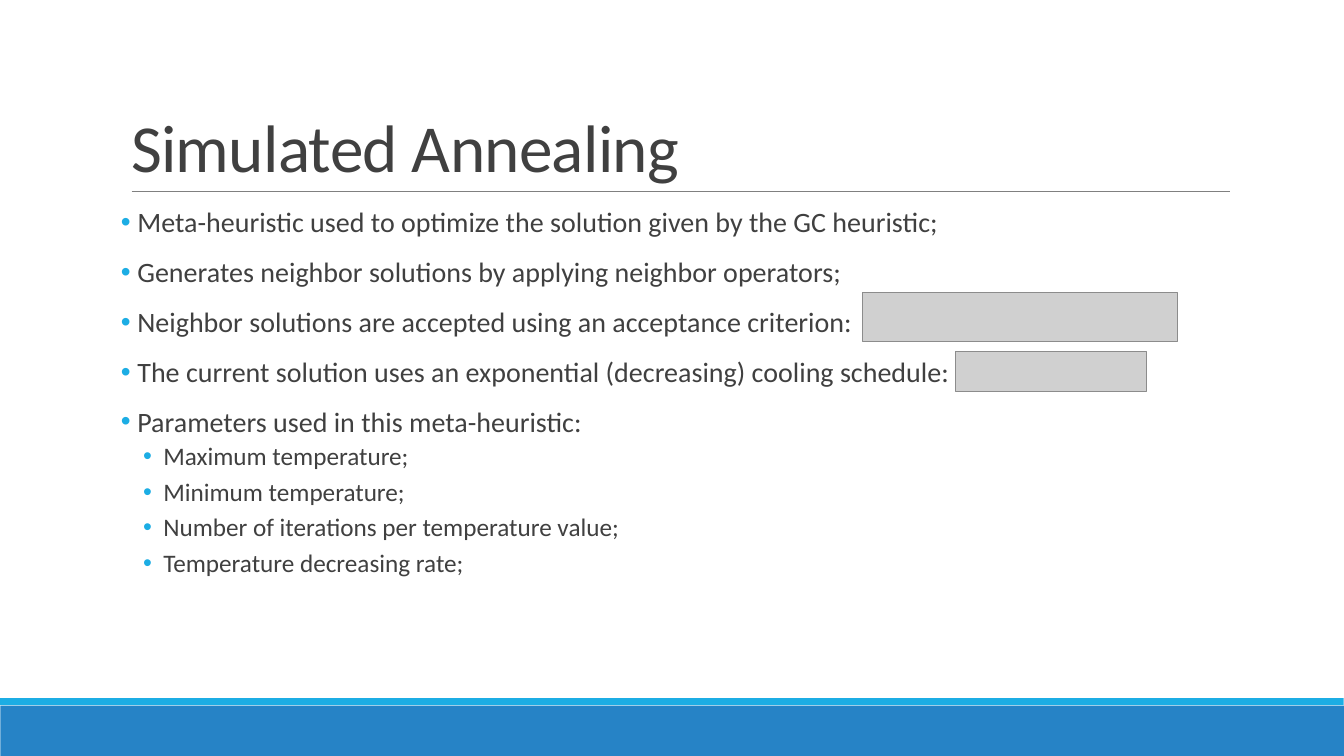
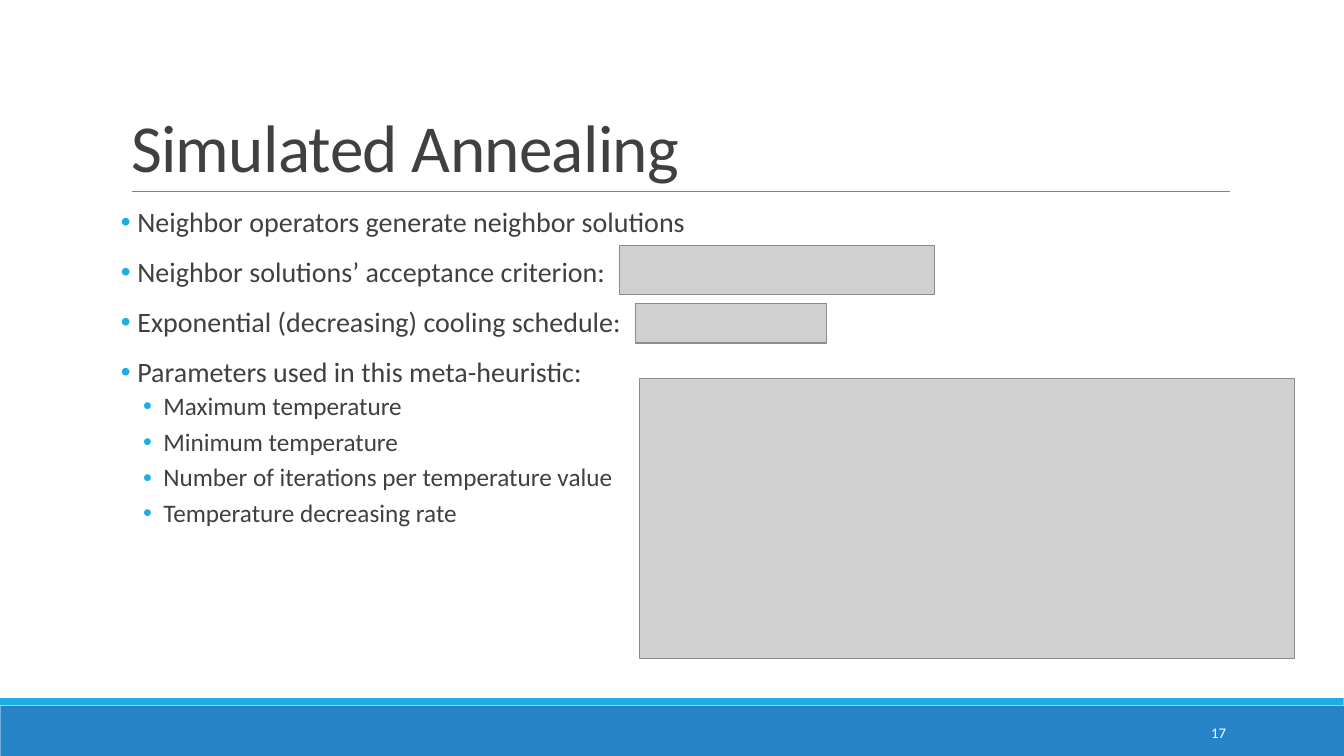
Before and after one commit to devilsdante/isel-examtimetabling-2014-2015, a slide deck: slide 17 of doc/Apresentação Oral/Examination Timetabling Automation using Hybrid Meta-heuristics.pptx (slide 24 before the commit). Drawn at 1344x756 pixels with LibreOffice and Linux fonts; fonts in the diff are those of the drawing; grey boxes stand for pictures. Boxes give left, top, right and bottom in pixels: in the first picture for what was removed or moved away, otherwise in the second. Text is boxed around its words. In the diff, an @@ line names an element or a change of style, - is before the commit and + after.

```diff
--- a/doc/Apresentação Oral/Examination Timetabling Automation using Hybrid Meta-heuristics.pptx
+++ b/doc/Apresentação Oral/Examination Timetabling Automation using Hybrid Meta-heuristics.pptx
@@ text at (137,212,685,337): text changed @@
-• Meta-heuristic used to optimize the solution given by the GC heuristic;
-• Generates neighbor solutions by applying neighbor operators;
-• Neighbor solutions are accepted using an acceptance criterion:
-• The current solution uses an exponential (decreasing) cooling schedule:
+• Neighbor operators generate neighbor solutions
+• Neighbor solutions’ acceptance criterion:
+• Exponential (decreasing) cooling schedule:
@@ picture: place and size @@
-picture at (863,292,1178,342)
+picture at (620,245,935,294)
@@ picture: place and size @@
-picture at (956,352,1147,392)
+picture at (635,303,827,344)
@@ picture added at (640,378,1296,658) @@
@@ text at (163,397,612,527): text changed @@
-  • Maximum temperature;
-  • Minimum temperature;
-  • Number of iterations per temperature value;
-  • Temperature decreasing rate;
+  • Maximum temperature
+  • Minimum temperature
+  • Number of iterations per temperature value
+  • Temperature decreasing rate
@@ page number added at (1211,728,1226,738), 10.5 pt, text #FFFFFF @@
+17
```
Also in this commit, not shown: 20 other slides changed, 2 slides added, 9 slides removed, 14 other files.
